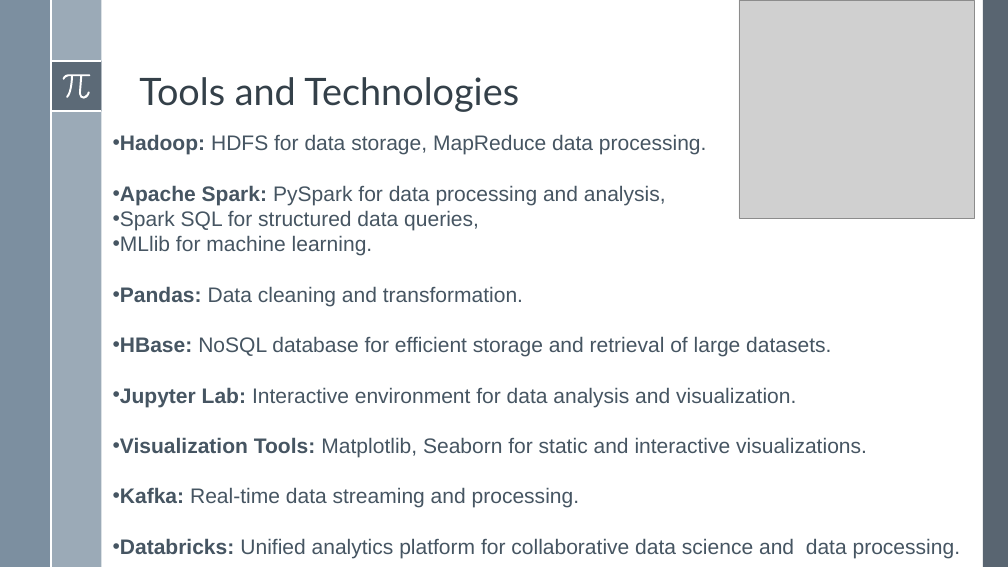
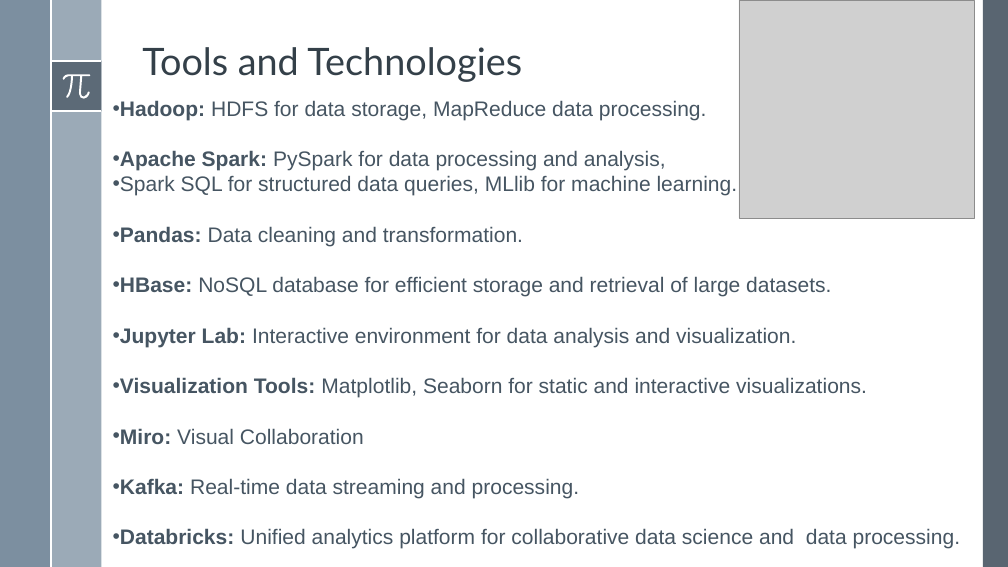
Before and after one commit to bratatikiit/Bigdata-Project, a slide deck: slide 4 of project/Social Media Usage and Emotional Well-Being.pptx. Drawn at 1008x567 pixels with LibreOffice and Linux fonts; fonts in the diff are those of the drawing; grey boxes stand for pictures. Boxes give left, top, right and bottom in pixels: in the first picture for what was removed or moved away, otherwise in the second. Text is boxed around its words. In the diff, an @@ line names an element or a change of style, - is before the commit and + after.

```diff
--- a/project/Social Media Usage and Emotional Well-Being.pptx
+++ b/project/Social Media Usage and Emotional Well-Being.pptx
@@ title "Tools and Technologies": place and size @@
-title "Tools and Technologies" at bbox=[139, 77, 519, 112]
+title "Tools and Technologies" at bbox=[142, 47, 522, 82]
@@ text "Hadoop: HDFS for data storage, ...": place and size @@
-text "Hadoop: HDFS for data storage, ..." at bbox=[113, 134, 961, 558]
+text "Hadoop: HDFS for data storage, ..." at bbox=[113, 100, 961, 549]
@@ text at bbox=[113, 175, 738, 196]: text changed @@
-• Spark SQL for structured data queries,
-• MLlib for machine learning.
+• Spark SQL for structured data queries, MLlib for machine learning.
@@ text at bbox=[120, 428, 364, 444]: paragraph added @@
+• Miro: Visual Collaboration
```
Also in this commit, not shown: 1 other slide changed, 1 slide added, 23 other files.
